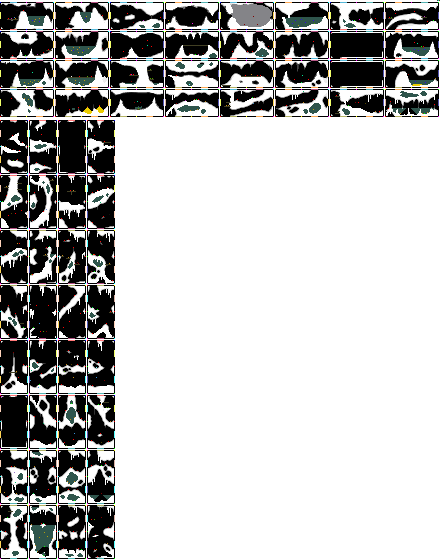
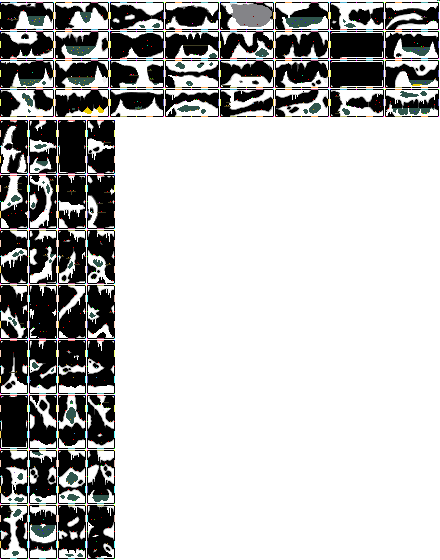
The second 440px x 560px image is a revision of the first. Changes to its layers:
painted on "Sunken Cavern" over [1, 91, 417, 557]
hid "Pasted Layer" over [1, 91, 417, 557]
